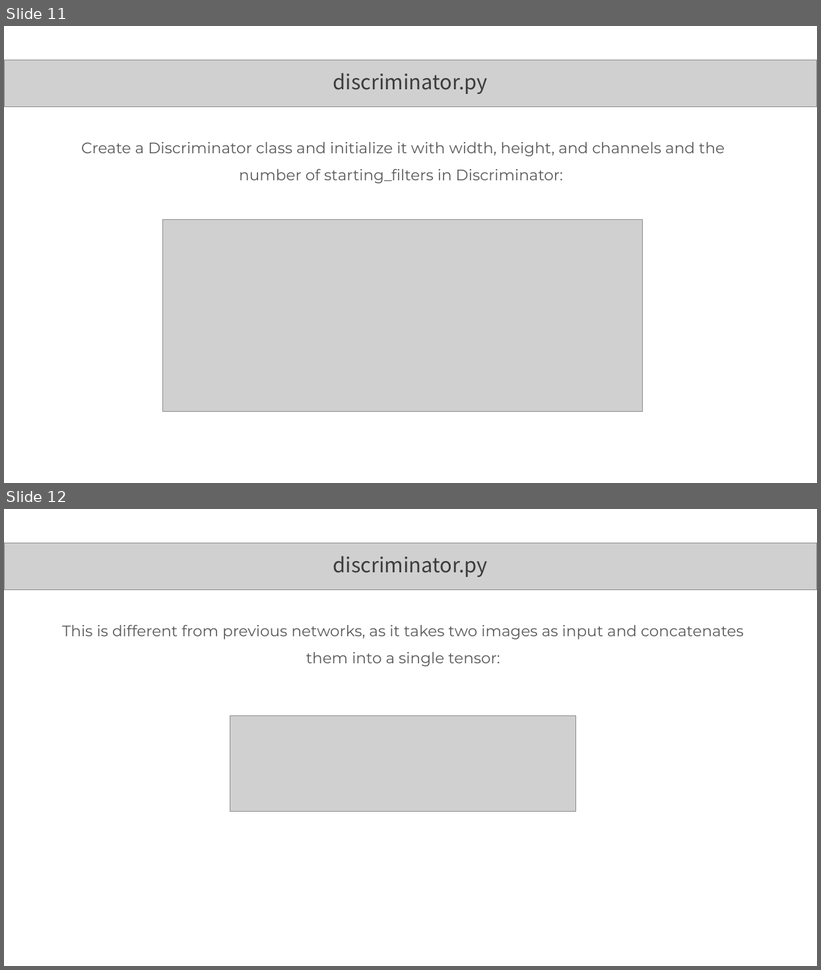
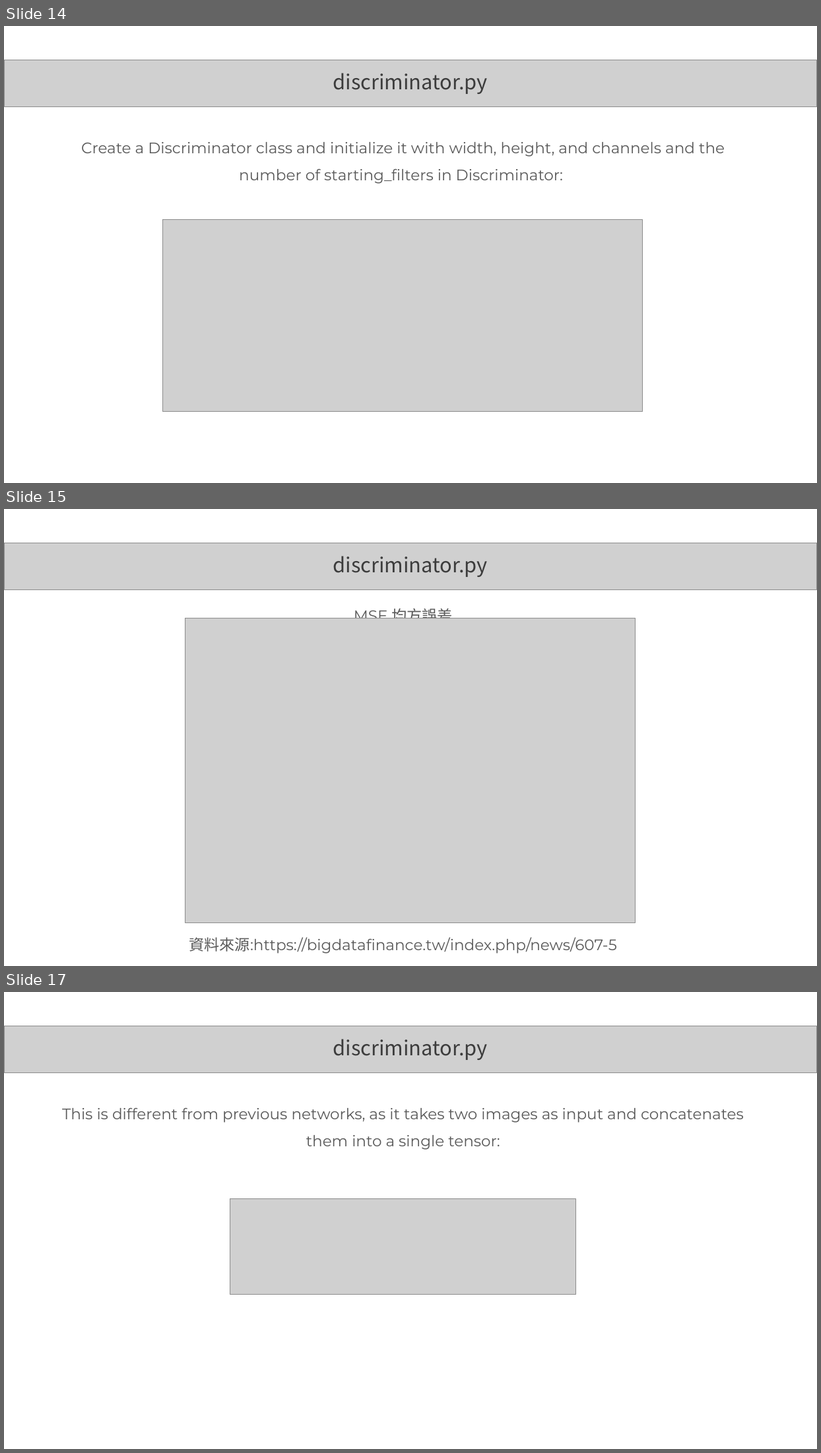
Before and after one commit to MtFeather/AI-and-Security, a slide deck: tensorflow/pix2pixGAN.pptx. Shown one above the other, each under a label of ours: slides 11 and 12 before the commit, slides 14, 15 and 17 after it; the slides between them are not shown. The pictures are 821x970 and 821x1453 pixels, drawn with LibreOffice and Linux fonts; fonts in the diff are those of the drawing; grey boxes stand for pictures. Boxes give left, top, right and bottom in pixels: in the first picture for what was removed or moved away, otherwise in the second. Text is boxed around its words. In the diff, an @@ line names an element or a change of style, - is before the commit and + after.

```diff
--- a/tensorflow/pix2pixGAN.pptx
+++ b/tensorflow/pix2pixGAN.pptx
@@ slide 15 added at (x1=4, y1=509, x2=817, y2=966), background #FFFFFF @@
@@ picture added at (x1=4, y1=543, x2=817, y2=590) @@
@@ text added at (x1=333, y1=556, x2=488, y2=577), 24 pt, text #3C3C3C @@
+discriminator.py
@@ text added at (x1=189, y1=605, x2=617, y2=954), 18 pt, text #595959 @@
+MSE 均方誤差
+資料來源:https://bigdatafinance.tw/index.php/news/607-5
@@ picture added at (x1=185, y1=619, x2=636, y2=923) @@
@@ what was slide 11 is now slide 14 @@
@@ what was slide 12 is now slide 17 @@
```
Also in this commit, not shown: 4 other slides added.
